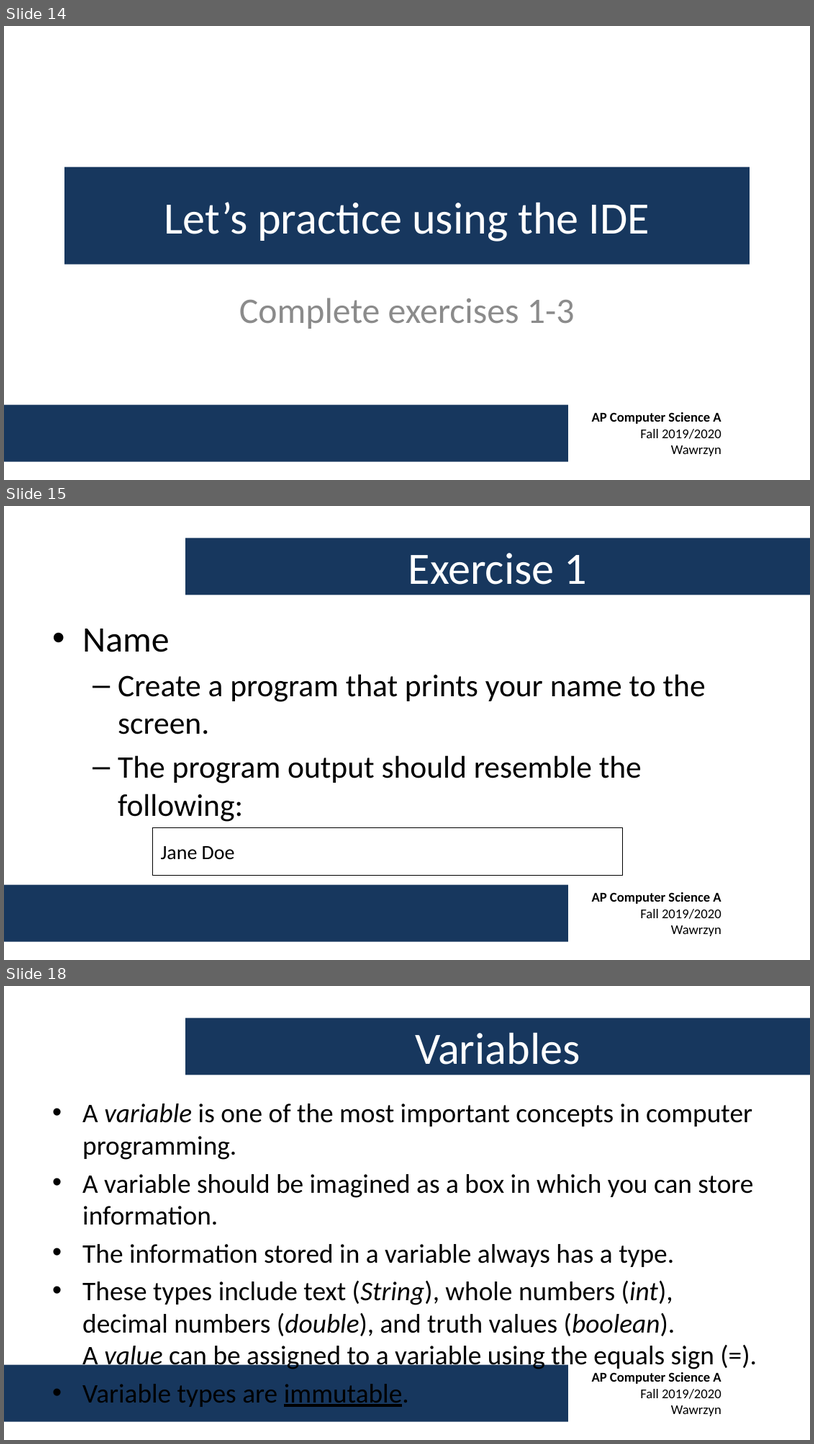
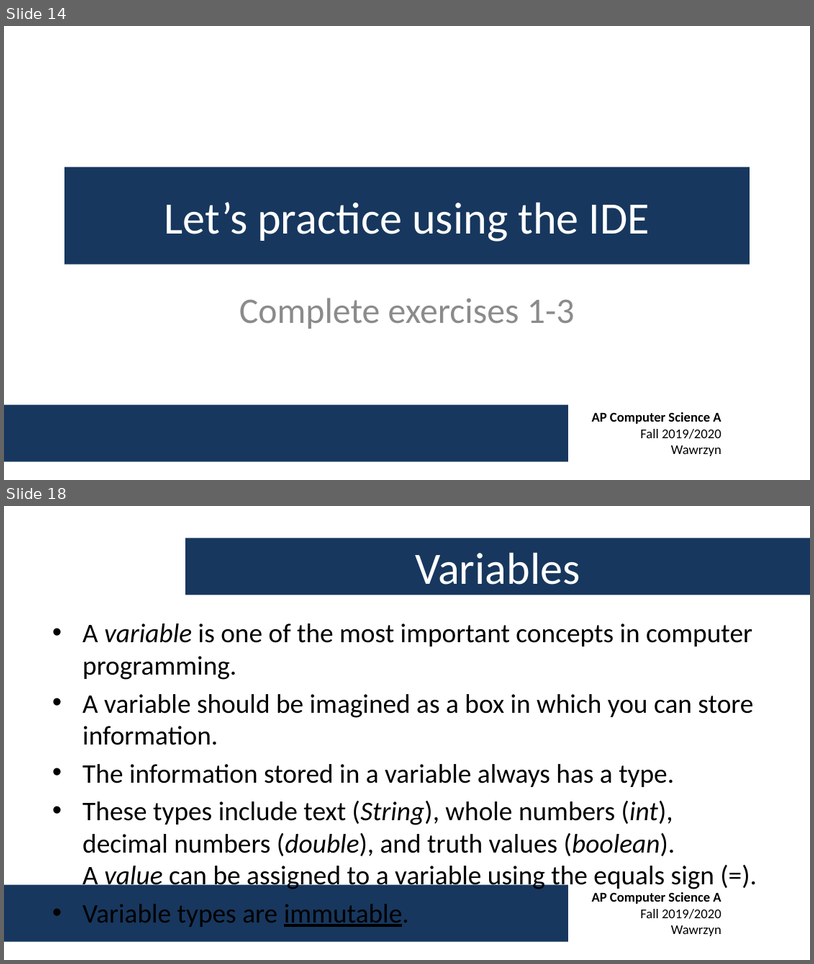
Before and after one commit to swawrzyn/shtcs-ap-cs-fall-2019, a slide deck: Week 1/AP CS A - Week 1 Lecture.pptx. Shown one above the other, each under a label of ours: slides 14, 15 and 18 before the commit, slides 14 and 18 after it; the slides between them are not shown. The pictures are 814x1444 and 814x964 pixels, drawn with LibreOffice and Linux fonts; fonts in the diff are those of the drawing; background and template pictures are left out. Boxes give left, top, right and bottom in pixels: in the first picture for what was removed or moved away, otherwise in the second. Text is boxed around its words. In the diff, an @@ line names an element or a change of style, - is before the commit and + after.

```diff
--- a/Week 1/AP CS A - Week 1 Lecture.pptx
+++ b/Week 1/AP CS A - Week 1 Lecture.pptx
@@ slide 15 removed at bbox=[4, 506, 810, 960], background #FFFFFF; not listed: 2 template elements that a slide beside it also shows @@
@@ title removed at bbox=[185, 538, 810, 595] @@
-Exercise 1
@@ text removed at bbox=[82, 628, 706, 821] @@
-• Name
-  – Create a program that prints your name to the screen.
-  – The program output should resemble the following:
@@ rectangle removed at bbox=[152, 828, 622, 875] @@
-Jane Doe
```
Also in this commit, not shown: 1 slide changed, 11 slides added, 5 other slides removed.
